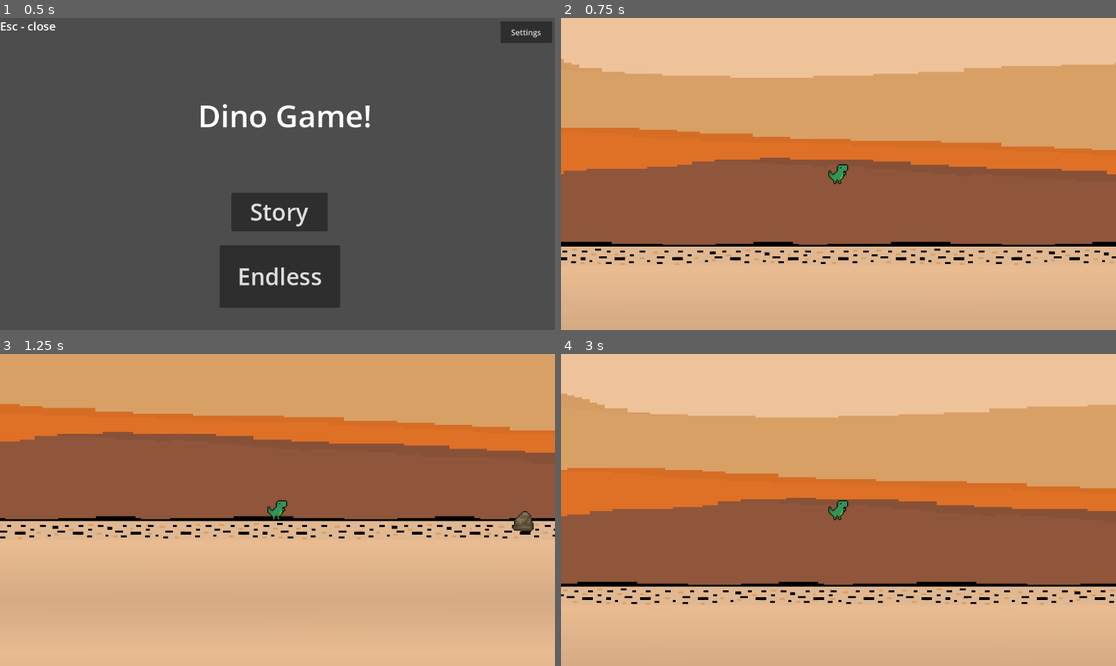
Above: before the commit, frames 1-4 (two rows, left to right).
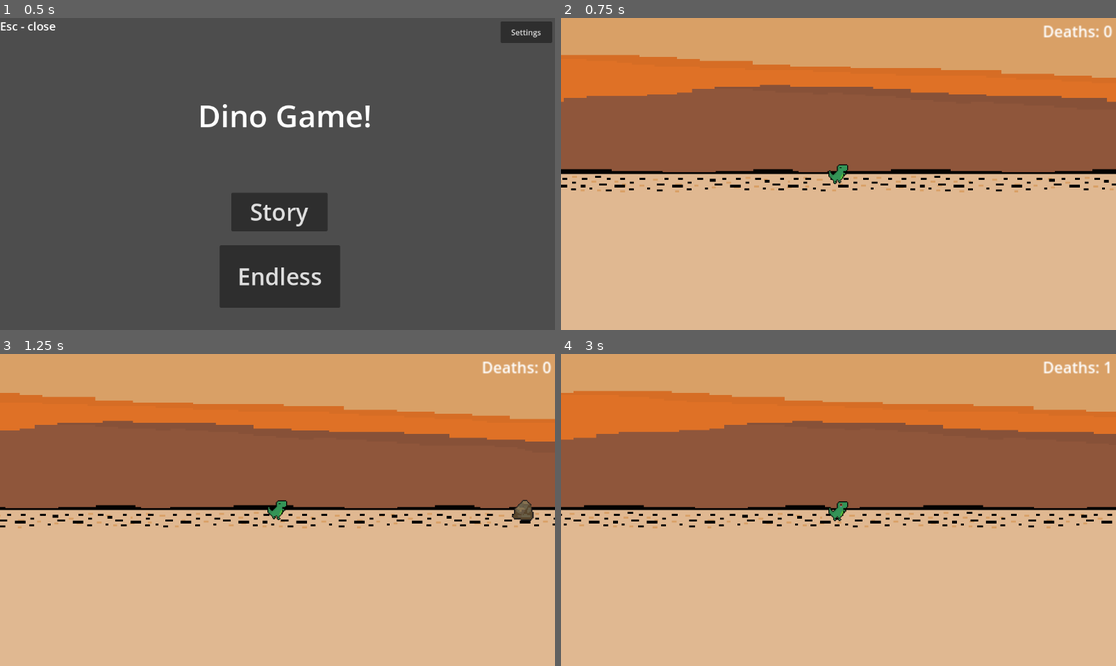
Above: after the commit, the same moments.

Repository: PlantvZombie/Dino
Game: Godot game, scene res://title_screen.tscn
Two runs of this game, one before a commit and one after it. Both use one fixed random seed, a clock stepped at 60 frames per second and the inputs below. The project has no main scene, so this scene is started directly.
Inputs:
- Up to frame 1 (0.5 s): no input
- Up to frame 2 (0.75 s): click "Story" at 0.5 s
- Up to frame 3 (1.25 s): no input
- Up to frame 4 (3 s): hold W (up) from 1.28 s (still down); tap Enter at 2.75 s; hold S (down) from 2.78 s (still down)

Frame 1 is identical in both runs. In frame 2, 72% of the frame differs, in the area x 0-100%, y 0-80%; in frame 3, 14%; in frame 4, 74%, in the area x 0-100%, y 0-81%.

Commit message:
More of the Level is Built + Death Counter

Diff:
--- a/dino/dino_story_mode.gd
+++ b/dino/dino_story_mode.gd
@@ -4,23 +4,29 @@
 var death:bool = false
 var dodging:bool = false
 var cooldown:bool = false
+var DeathCounter:int = 0
 
 func _ready() -> void:
 	death = false
 	dodging = false
 	cooldown = false
 	$"Dino Sprite".play("jump")
+	DeathCounter = 0
 
 func _physics_process(_delta: float) -> void:
+	$"Camera/Death Counter".text = "Deaths: " + str(DeathCounter)
 	if !death:
 		if not is_on_floor():
+			$"Dino Sprite".set_speed(1)
 			$"Dino Sprite".play("jump")
 			velocity.y = move_toward(velocity.y, 250, 5)
 		if is_on_floor():
 			velocity.y = 0
 			if !dodging:
 				$"Dino Sprite".play("run")
-		if Input.is_action_just_pressed("up") and is_on_floor():
+				$"Dino Sprite".set_speed(2)
+		if Input.is_action_pressed("up") and is_on_floor():
+			$"Dino Sprite".set_speed(1)
 			$"Dino Sprite".play("jump")
 			velocity.y -= 175
 		velocity.x = 200
@@ -36,6 +42,7 @@
 
 func Dodge():
 	dodging = true
+	$"Dino Sprite".set_speed(1)
 	$"Dino Sprite".play("dodje")
 	if $"Dino Sprite".frame == 0:
 		$"Hitbox Detection".position.y += 2.5
@@ -54,6 +61,8 @@
 	if area.is_in_group("Obstacles"):
 		death = true
 		velocity = Vector2(0, 0)
+		$"Dino Sprite".set_speed(1)
 		$"Dino Sprite".play("die")
 		await get_tree().create_timer(0.5).timeout
-		get_tree().reload_current_scene()
+		self. global_position = Vector2(100, 180)
+		DeathCounter += 1
--- a/dino/small_rock.tscn
+++ b/dino/small_rock.tscn
@@ -2,8 +2,8 @@
 
 [ext_resource type="Texture2D" uid="uid://b8qof2qn6k13b" path="res://Small_Rock.png" id="1_0mx4p"]
 
-[sub_resource type="RectangleShape2D" id="RectangleShape2D_c0k5a"]
-size = Vector2(13, 14)
+[sub_resource type="CircleShape2D" id="CircleShape2D_xxjju"]
+radius = 6.66667
 
 [node name="Small Rock" type="Area2D" groups=["Obstacles"]]
 scale = Vector2(1.5, 1.5)
@@ -14,5 +14,5 @@
 texture = ExtResource("1_0mx4p")
 
 [node name="CollisionShape2D" type="CollisionShape2D" parent="."]
-position = Vector2(-1, 2)
-shape = SubResource("RectangleShape2D_c0k5a")
+position = Vector2(0, 2)
+shape = SubResource("CircleShape2D_xxjju")
--- a/dino/story_mode.tscn
+++ b/dino/story_mode.tscn
@@ -13,12 +13,12 @@
 [sub_resource type="RectangleShape2D" id="RectangleShape2D_8w4im"]
 
 [sub_resource type="RectangleShape2D" id="RectangleShape2D_rwhxs"]
-size = Vector2(19.98, 36.1)
+size = Vector2(20, 37.1)
 
 [node name="Story Mode" type="Node2D"]
 
 [node name="Dino" type="CharacterBody2D" parent="."]
-position = Vector2(100, 100)
+position = Vector2(100, 180)
 script = ExtResource("1_jg5g8")
 
 [node name="FloorCollison" type="CollisionShape2D" parent="Dino"]
@@ -26,6 +26,16 @@
 
 [node name="Camera" type="Camera2D" parent="Dino"]
 zoom = Vector2(2, 2)
+
+[node name="Death Counter" type="Label" parent="Dino/Camera"]
+anchors_preset = 1
+anchor_left = 1.0
+anchor_right = 1.0
+offset_left = 225.0
+offset_top = -160.0
+offset_right = 285.0
+offset_bottom = -137.0
+grow_horizontal = 0
 
 [node name="Hitbox Detection" type="Area2D" parent="Dino"]
 
@@ -40,11 +50,11 @@
 frame_progress = 0.0
 
 [node name="Test Floor" type="StaticBody2D" parent="."]
-position = Vector2(250, 300)
+position = Vector2(4750, 300)
 
 [node name="CollisionShape2D" type="CollisionShape2D" parent="Test Floor"]
-position = Vector2(-6.50003, 80.5)
-scale = Vector2(50, 10)
+position = Vector2(-7.00049, 75.5)
+scale = Vector2(500, 10)
 shape = SubResource("RectangleShape2D_rwhxs")
 
 [node name="Platform" type="Sprite2D" parent="Test Floor"]
@@ -58,6 +68,27 @@
 texture_filter = 1
 position = Vector2(1124, 122.375)
 scale = Vector2(7.825, 1.93441)
+texture = ExtResource("7_j1e08")
+
+[node name="Background2" type="Sprite2D" parent="."]
+z_index = -3
+texture_filter = 1
+position = Vector2(3941, 123)
+scale = Vector2(7.825, 1.934)
+texture = ExtResource("7_j1e08")
+
+[node name="Background3" type="Sprite2D" parent="."]
+z_index = -3
+texture_filter = 1
+position = Vector2(6758, 123)
+scale = Vector2(7.825, 1.934)
+texture = ExtResource("7_j1e08")
+
+[node name="Background4" type="Sprite2D" parent="."]
+z_index = -3
+texture_filter = 1
+position = Vector2(9575, 123)
+scale = Vector2(7.825, 1.934)
 texture = ExtResource("7_j1e08")
 
 [node name="Small Rock" parent="." instance=ExtResource("2_lr2x0")]
@@ -76,7 +107,7 @@
 position = Vector2(1177, 163)
 
 [node name="Small Rock4" parent="." instance=ExtResource("2_lr2x0")]
-position = Vector2(1327, 177)
+position = Vector2(1382, 178)
 
 [node name="Tall Rock2" parent="." instance=ExtResource("3_u58p8")]
 position = Vector2(1638, 162)
@@ -84,5 +115,26 @@
 [node name="Tall Rock3" parent="." instance=ExtResource("3_u58p8")]
 position = Vector2(1669, 162)
 
+[node name="Wide Rock2" parent="." instance=ExtResource("5_ns34o")]
+position = Vector2(1926, 175)
+
+[node name="Small Rock5" parent="." instance=ExtResource("2_lr2x0")]
+position = Vector2(2007, 177)
+
+[node name="Wide Rock3" parent="." instance=ExtResource("5_ns34o")]
+position = Vector2(1971, 175)
+
+[node name="Tall Rock4" parent="." instance=ExtResource("3_u58p8")]
+position = Vector2(2326, 162)
+
+[node name="Small Rock6" parent="." instance=ExtResource("2_lr2x0")]
+position = Vector2(2733, 177)
+
+[node name="Small Rock7" parent="." instance=ExtResource("2_lr2x0")]
+position = Vector2(2872, 177)
+
+[node name="Small Rock8" parent="." instance=ExtResource("2_lr2x0")]
+position = Vector2(3038, 177)
+
 [connection signal="dodge" from="Dino" to="Dino" method="Dodge"]
 [connection signal="area_entered" from="Dino/Hitbox Detection" to="Dino" method="_on_hitbox_detection_area_entered"]
--- a/dino/tall_rock.tscn
+++ b/dino/tall_rock.tscn
@@ -8,7 +8,7 @@
 [node name="CollisionShape2D" type="CollisionPolygon2D" parent="."]
 position = Vector2(0.5, 2)
 scale = Vector2(1.25, 1)
-polygon = PackedVector2Array(0.4, -13.5, -6.5, 11, 6.5, 11)
+polygon = PackedVector2Array(0.4, -12.5, -6.5, 11, 6.5, 11)
 
 [node name="Sprite2D" type="Sprite2D" parent="."]
 position = Vector2(2, -9)
Binary file changed: dino/Platform.png
Not shown, changed: dino/Platform.png.import
Not shown: 1 places in dino/story_mode.tscn that only renumber resources
